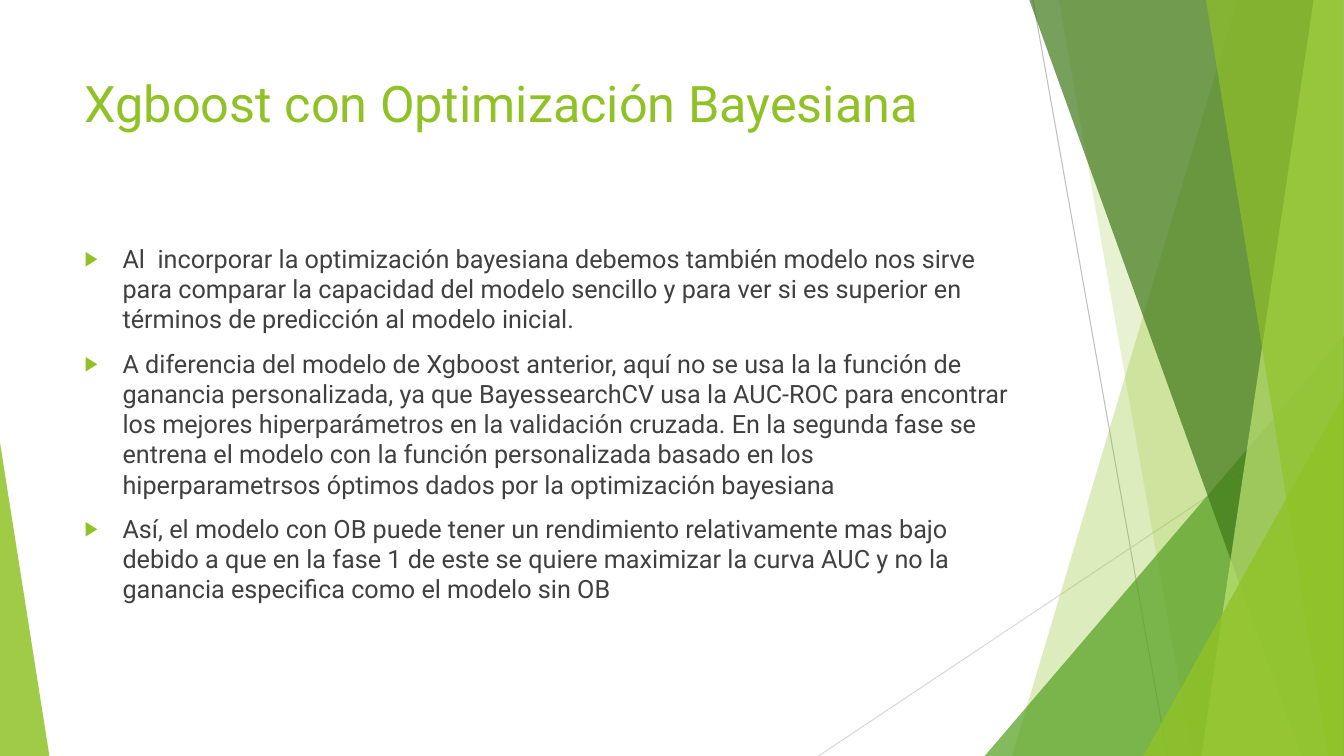
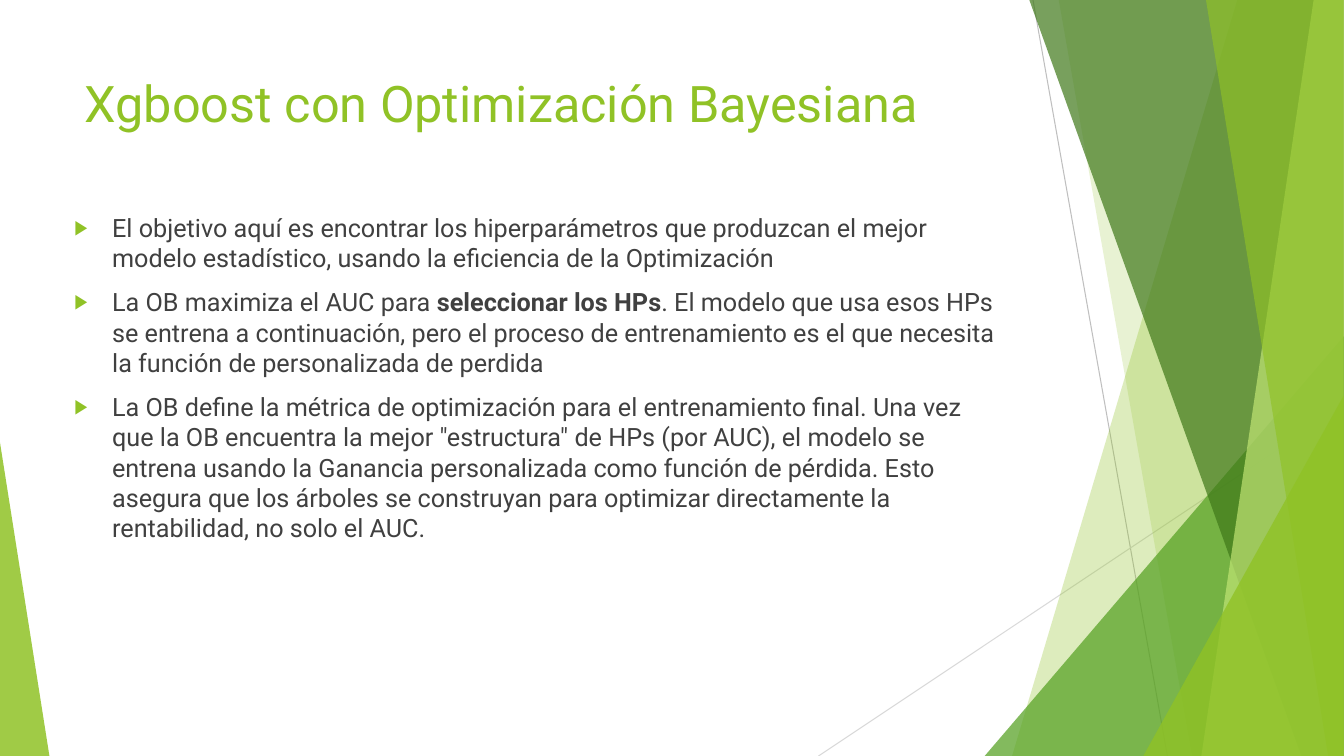
Before and after one commit to JuJurado238/Prueba_MeLi, a slide deck: slide 12 of Modelo de detección de Fraude.pptx (slide 11 before the commit). Drawn at 1344x756 pixels with LibreOffice and Linux fonts; fonts in the diff are those of the drawing. Boxes give left, top, right and bottom in pixels: in the first picture for what was removed or moved away, otherwise in the second. Text is boxed around its words. In the diff, an @@ line names an element or a change of style, - is before the commit and + after.

```diff
--- a/Modelo de detección de Fraude.pptx
+++ b/Modelo de detección de Fraude.pptx
@@ text at (x1=112, y1=218, x2=994, y2=541): text changed @@
-▶ Al incorporar la optimización bayesiana debemos también modelo nos sirve para comparar la capacidad del modelo sencillo y para ver si es superior en términos de predicción al modelo inicial.
-▶ A diferencia del modelo de Xgboost anterior, aquí no se usa la la función de ganancia personalizada, ya que BayessearchCV usa la AUC-ROC para encontrar los mejores hiperparámetros en la validación cruzada. En la segunda fase se entrena el modelo con la función personalizada basado en los hiperparametrsos óptimos dados por la optimización bayesiana
-▶ Así, el modelo con OB puede tener un rendimiento relativamente mas bajo debido a que en la fase 1 de este se quiere maximizar la curva AUC y no la ganancia especifica como el modelo sin OB
+▶ El objetivo aquí es encontrar los hiperparámetros que produzcan el mejor modelo estadístico, usando la eficiencia de la Optimización
+▶ La OB maximiza el AUC para seleccionar los HPs. El modelo que usa esos HPs se entrena a continuación, pero el proceso de entrenamiento es el que necesita la función de personalizada de perdida
+▶ La OB define la métrica de optimización para el entrenamiento final. Una vez que la OB encuentra la mejor "estructura" de HPs (por AUC), el modelo se entrena usando la Ganancia personalizada como función de pérdida. Esto asegura que los árboles se construyan para optimizar directamente la rentabilidad, no solo el AUC.
```
Also in this commit, not shown: 10 other slides changed, 3 slides added, 1 slide removed, 3 other files.
